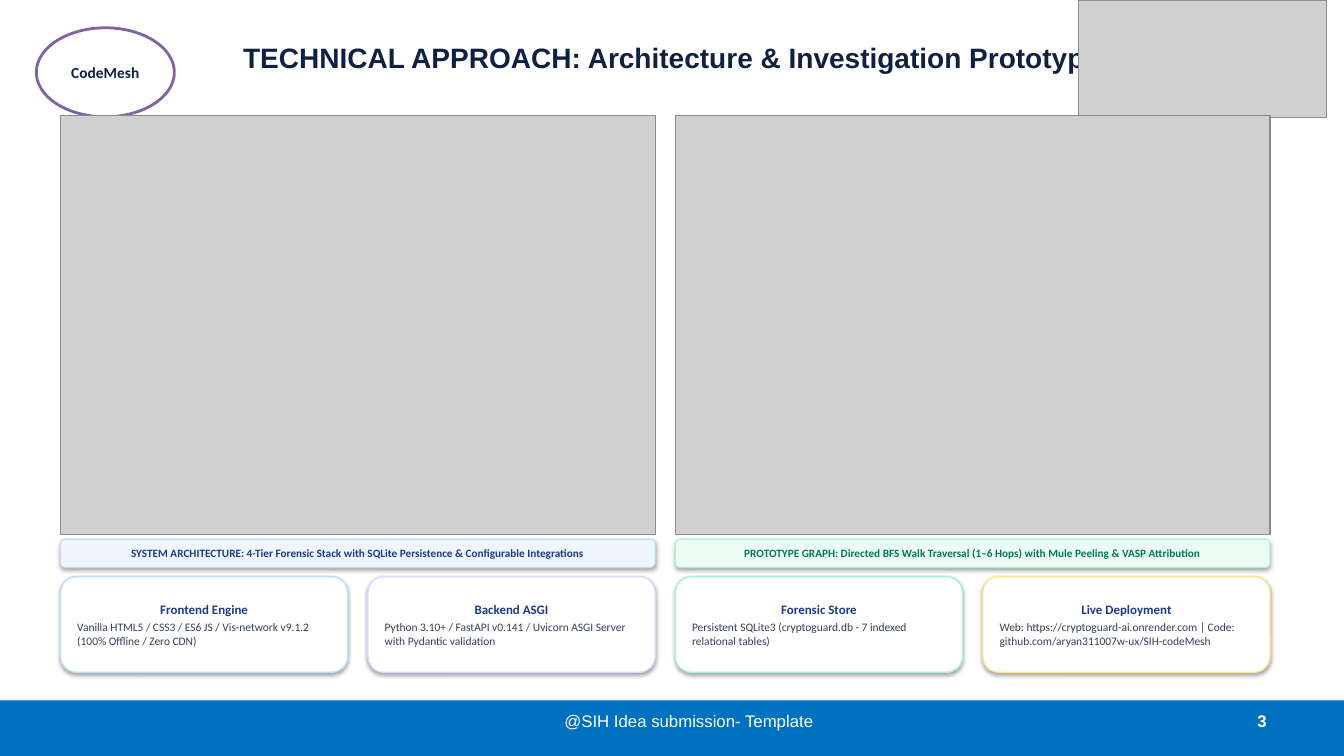
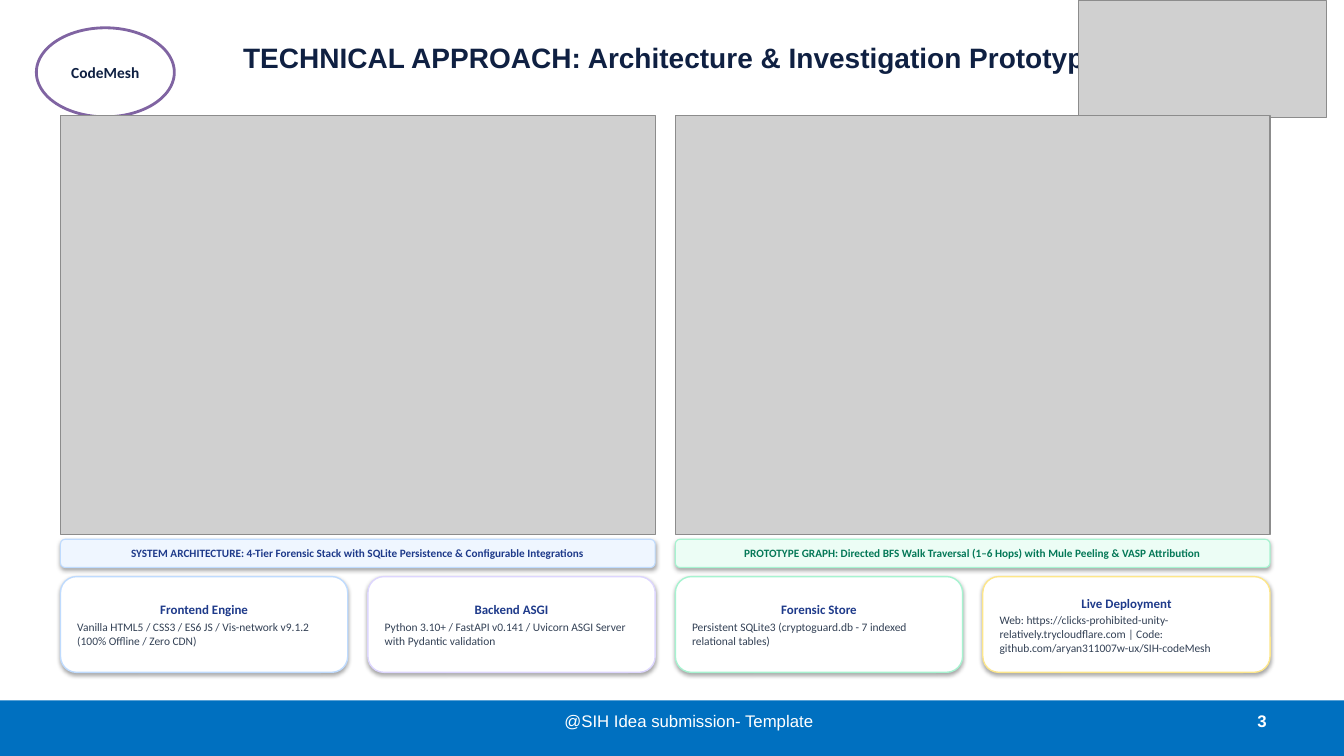
Before and after one commit to aryan311007w-ux/SIH-codeMesh, a slide deck: slide 3 of FINAL_SIH26182_CryptoGuard_AI_SIH_SUBMISSION.pptx. Drawn at 1344x756 pixels with LibreOffice and Linux fonts; fonts in the diff are those of the drawing; grey boxes stand for pictures. Boxes give left, top, right and bottom in pixels: in the first picture for what was removed or moved away, otherwise in the second. Text is boxed around its words. In the diff, an @@ line names an element or a change of style, - is before the commit and + after.

```diff
--- a/FINAL_SIH26182_CryptoGuard_AI_SIH_SUBMISSION.pptx
+++ b/FINAL_SIH26182_CryptoGuard_AI_SIH_SUBMISSION.pptx
@@ text in rounded rectangle at (1000, 616, 1211, 654): text changed @@
-Web: https://cryptoguard-ai.onrender.com | Code: github.com/aryan311007w-ux/SIH-codeMesh
+Web: https://clicks-prohibited-unity-relatively.trycloudflare.com | Code: github.com/aryan311007w-ux/SIH-codeMesh
```
Also in this commit, not shown: 1 other slide changed, 7 other files.
